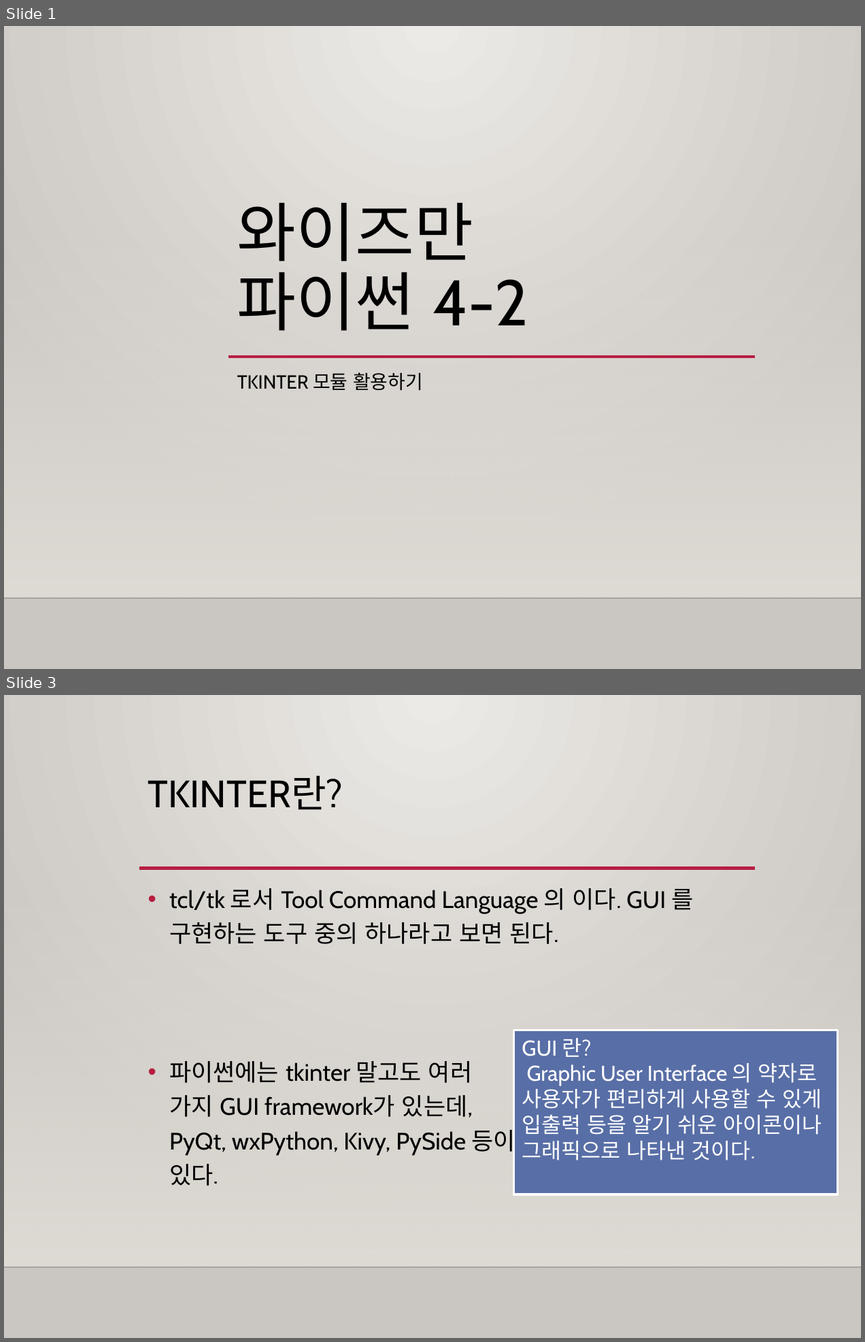
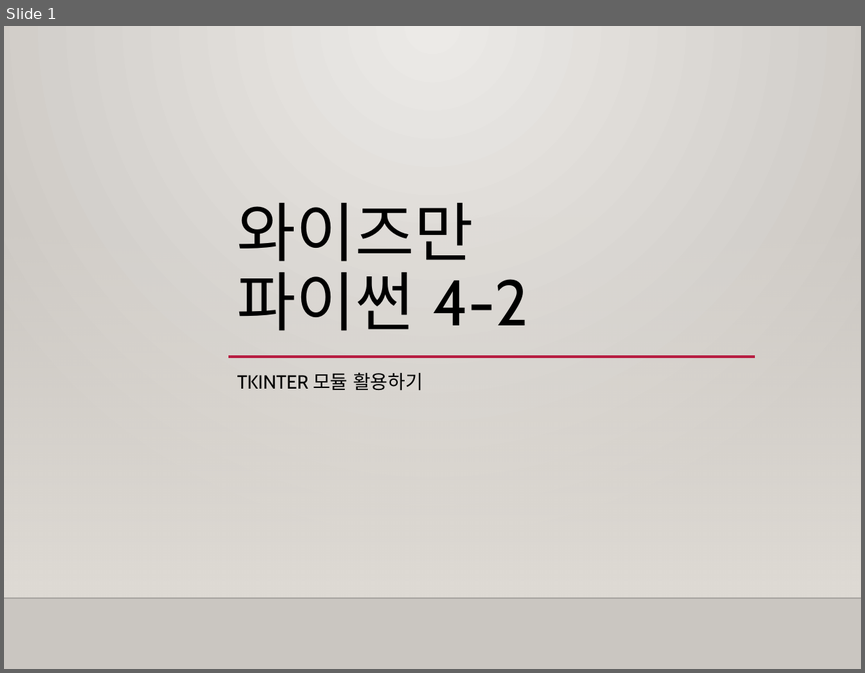
Before and after one commit to freshmea/weizman_python_class, a slide deck: textbook/파이썬4-2교시.pptx. Shown one above the other, each under a label of ours: slides 1 and 3 before the commit, slide 1 after it; the slides between them are not shown. The pictures are 865x1342 and 865x673 pixels, drawn with LibreOffice and Linux fonts; fonts in the diff are those of the drawing; background and template pictures are left out. Boxes give left, top, right and bottom in pixels: in the first picture for what was removed or moved away, otherwise in the second. Text is boxed around its words. In the diff, an @@ line names an element or a change of style, - is before the commit and + after.

```diff
--- a/textbook/파이썬4-2교시.pptx
+++ b/textbook/파이썬4-2교시.pptx
@@ slide 3 removed at box(4, 695, 861, 1338), background picture (left out); not listed: 2 template elements that a slide beside it also shows @@
@@ title removed at box(148, 775, 343, 810) @@
-TKINTER란?
@@ line removed from (139, 868) to (755, 868) @@
@@ text removed at box(169, 888, 693, 1185) @@
-• tcl/tk 로서 Tool Command Language 의 이다. GUI 를 구현하는 도구 중의 하나라고 보면 된다.
-• 파이썬에는 tkinter 말고도 여러
-  가지 GUI framework가 있는데,
-  PyQt, wxPython, Kivy, PySide 등이
-  있다.
@@ rectangle removed at box(513, 1030, 837, 1195) @@
-GUI 란?
-Graphic User Interface 의 약자로 사용자가 편리하게 사용할 수 있게 입출력 등을 알기 쉬운 아이콘이나 그래픽으로 나타낸 것이다.
```
Also in this commit, not shown: 4 slides changed, 4 slides added, 5 other slides removed, 4 other files.
